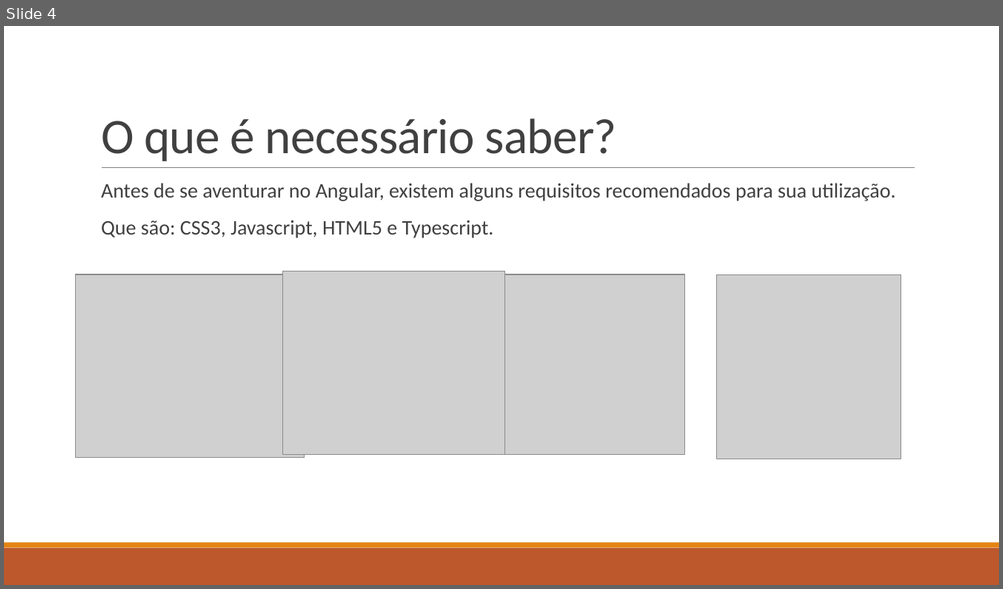
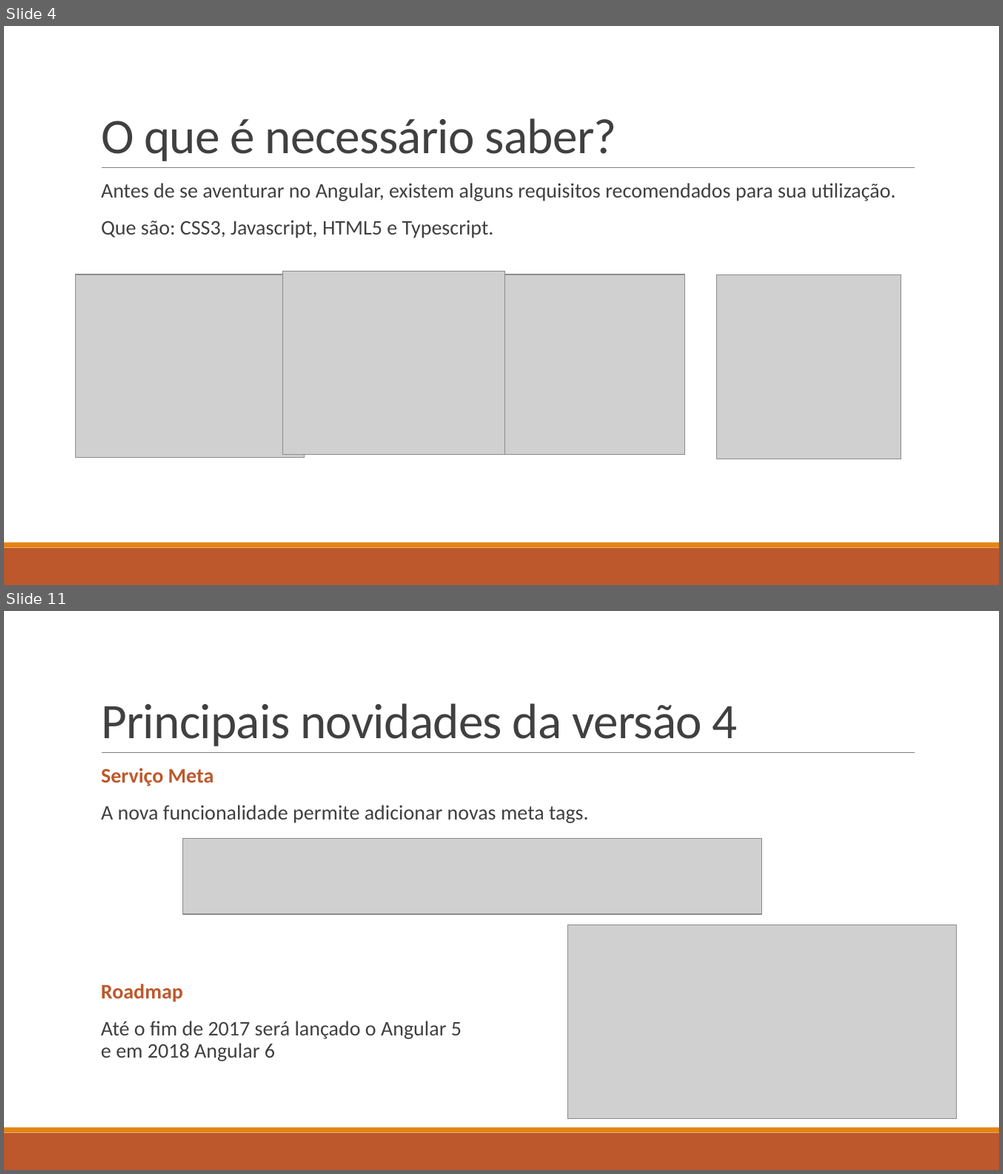
Before and after one commit to juninmd/Curso-Angular-4, a slide deck: Apresentação1.pptx. Shown one above the other, each under a label of ours: slide 4 before the commit, slides 4 and 11 after it; the slides between them are not shown. The pictures are 1003x589 and 1003x1174 pixels, drawn with LibreOffice and Linux fonts; fonts in the diff are those of the drawing; grey boxes stand for pictures. Boxes give left, top, right and bottom in pixels: in the first picture for what was removed or moved away, otherwise in the second. Text is boxed around its words. In the diff, an @@ line names an element or a change of style, - is before the commit and + after.

```diff
--- a/Apresentação1.pptx
+++ b/Apresentação1.pptx
@@ slide 11 added at <box>4,611,999,1170</box>, background #FFFFFF; not listed: 3 template elements that a slide beside it also shows @@
@@ title added at <box>101,703,737,746</box>, 48 pt, text #404040 @@
+Principais novidades da versão 4
@@ text added at <box>101,768,589,823</box>, 20 pt, text #404040 @@
+  Serviço Meta
+  A nova funcionalidade permite adicionar novas meta tags.
@@ picture added at <box>183,839,762,914</box> @@
@@ picture added at <box>567,925,956,1119</box> @@
@@ text added at <box>101,984,461,1062</box>, 20 pt, text #404040 @@
+  Roadmap
+  Até o fim de 2017 será lançado o Angular 5 e em 2018 Angular 6
```
Also in this commit, not shown: 3 slides changed, 6 other slides added, 5 other files.
